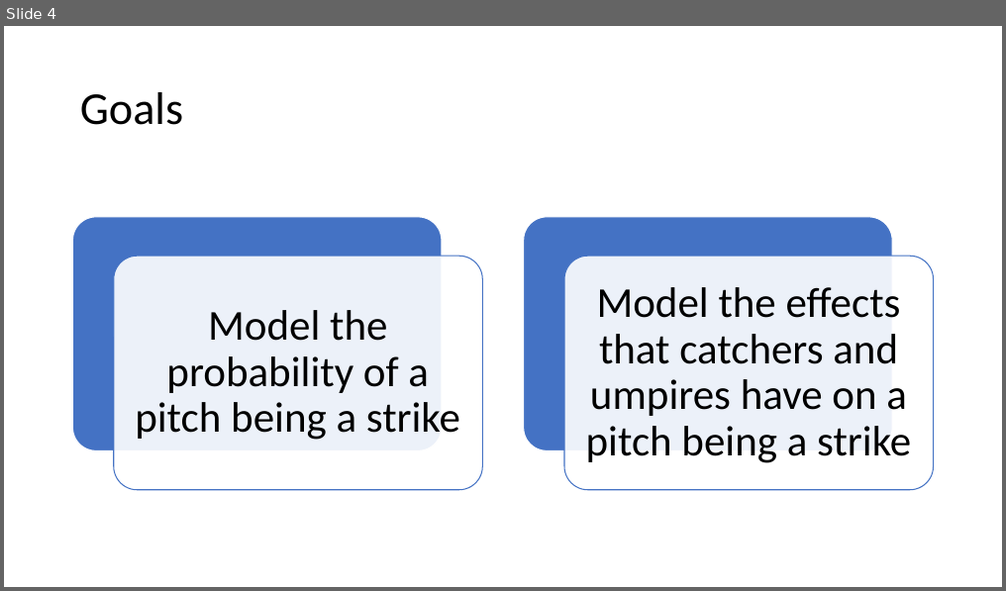
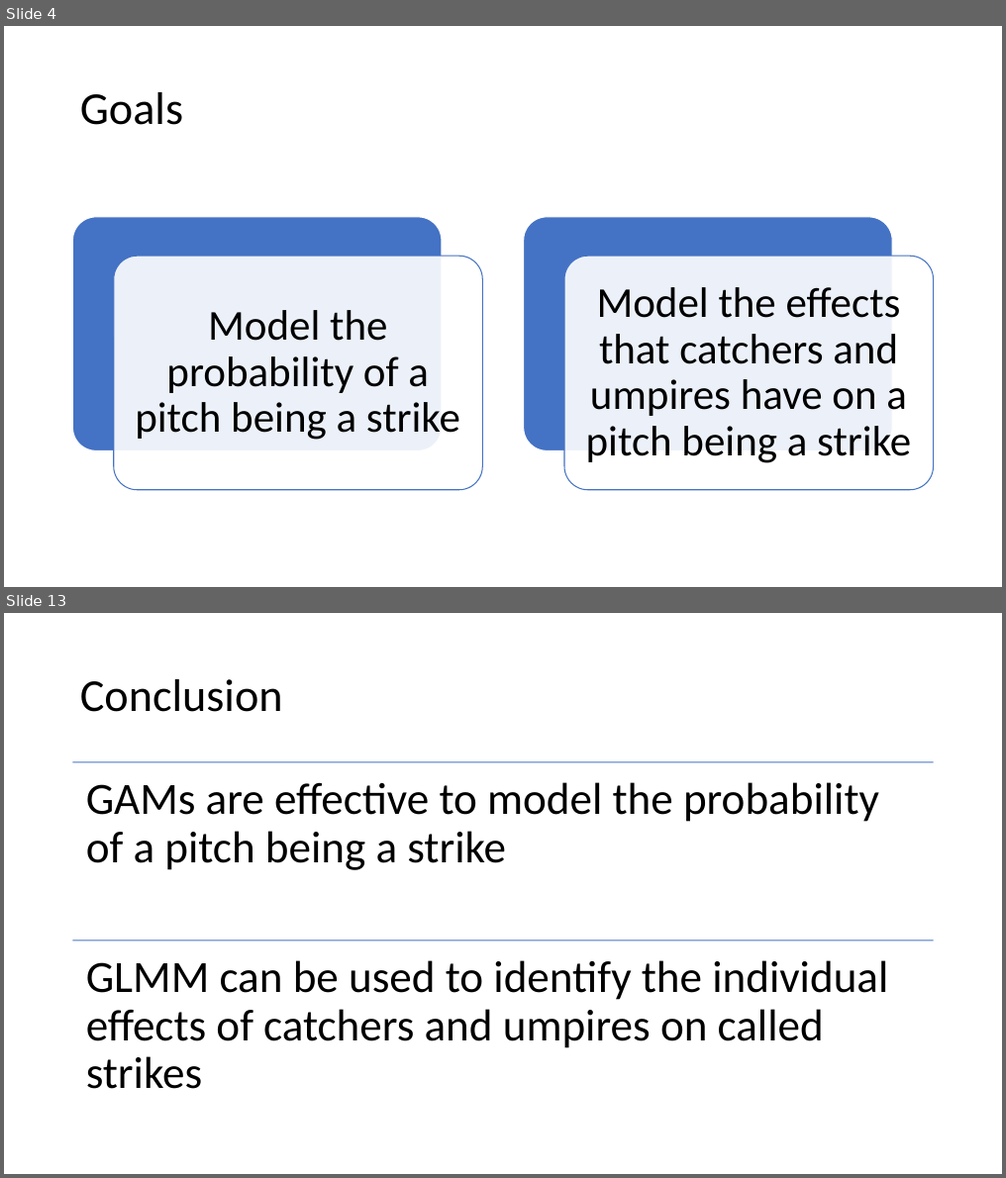
Before and after one commit to dteuscher1/Catcher-Framing, a slide deck: Framing_Presentation.pptx. Shown one above the other, each under a label of ours: slide 4 before the commit, slides 4 and 13 after it; the slides between them are not shown. The pictures are 1006x591 and 1006x1178 pixels, drawn with LibreOffice and Linux fonts; fonts in the diff are those of the drawing. Boxes give left, top, right and bottom in pixels: in the first picture for what was removed or moved away, otherwise in the second. Text is boxed around its words. In the diff, an @@ line names an element or a change of style, - is before the commit and + after.

```diff
--- a/Framing_Presentation.pptx
+++ b/Framing_Presentation.pptx
@@ slide 13 added at <box>4,613,1002,1174</box>, background #FFFFFF @@
@@ title added at <box>80,679,283,712</box>, 44 pt, text #000000 @@
+Conclusion
@@ group added at <box>73,762,934,1089</box>: 2 lines, 2 texts @@
+GAMs are effective to model the probability of a pitch being a strike
+GLMM can be used to identify the individual effects of catchers and umpires on called strikes
```
Also in this commit, not shown: 10 other slides added, 1 slide removed, 1 other file.
